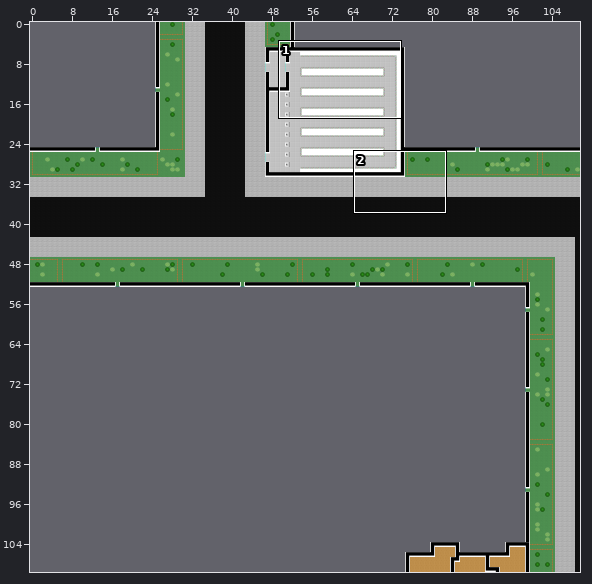
Level history. Tiled map: dev/map.tmx. Above: a wide view before the commit, with the close-up outlined.
Close-up. The starting point:
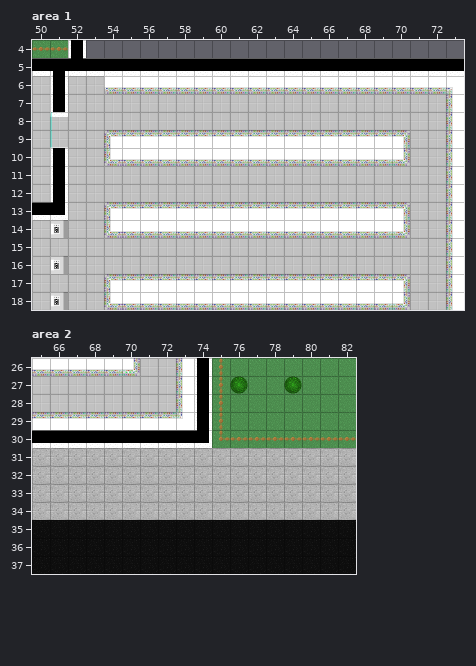
Cells are 32x32 px. Shown: area 1 x 50..73, y 4..18; area 2 x 65..82, y 26..37. The commit also changed other parts of the map, which this record leaves out. The old version is drawn lined up with the new one.
After:
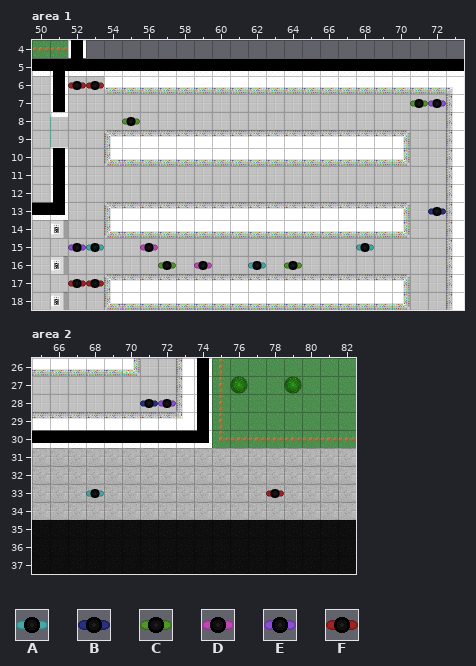
Key: from "tileset": A 66 "cyan_person_0", B 67 "dark_blue_person_0", C 68 "green_person_0", D 69 "pink_person_0", E 70 "purple_person_0", F 71 "red_person_0".
_ is an empty cell.
Tiles of an added or newly shown layer are drawn over the layers below it.
Message: Fixed doors and started work on people
Changes in this commit:
everything moved by +92,+125 cells (the old picture is shown already moved)
Layer "people" (added), area 1:
The edit adds tile A in row 15 at x 53 and 68; in row 16 at x 62.
The edit adds tile B in row 13 at x 72.
The edit adds tile C in row 7 at x 71; in row 8 at x 55; in row 16 at x 57 and 64.
The edit adds tile D in row 15 at x 56; in row 16 at x 59.
The edit adds tile E in row 7 at x 72; in row 15 at x 52.
The edit adds tile F in row 6 at x 52 to 53; in row 17 at x 52 to 53.
Layer "people" (added), area 2:
The edit adds tile A in row 33 at x 68.
The edit adds tile B in row 28 at x 71.
The edit adds tile E in row 28 at x 72.
The edit adds tile F in row 33 at x 78.
